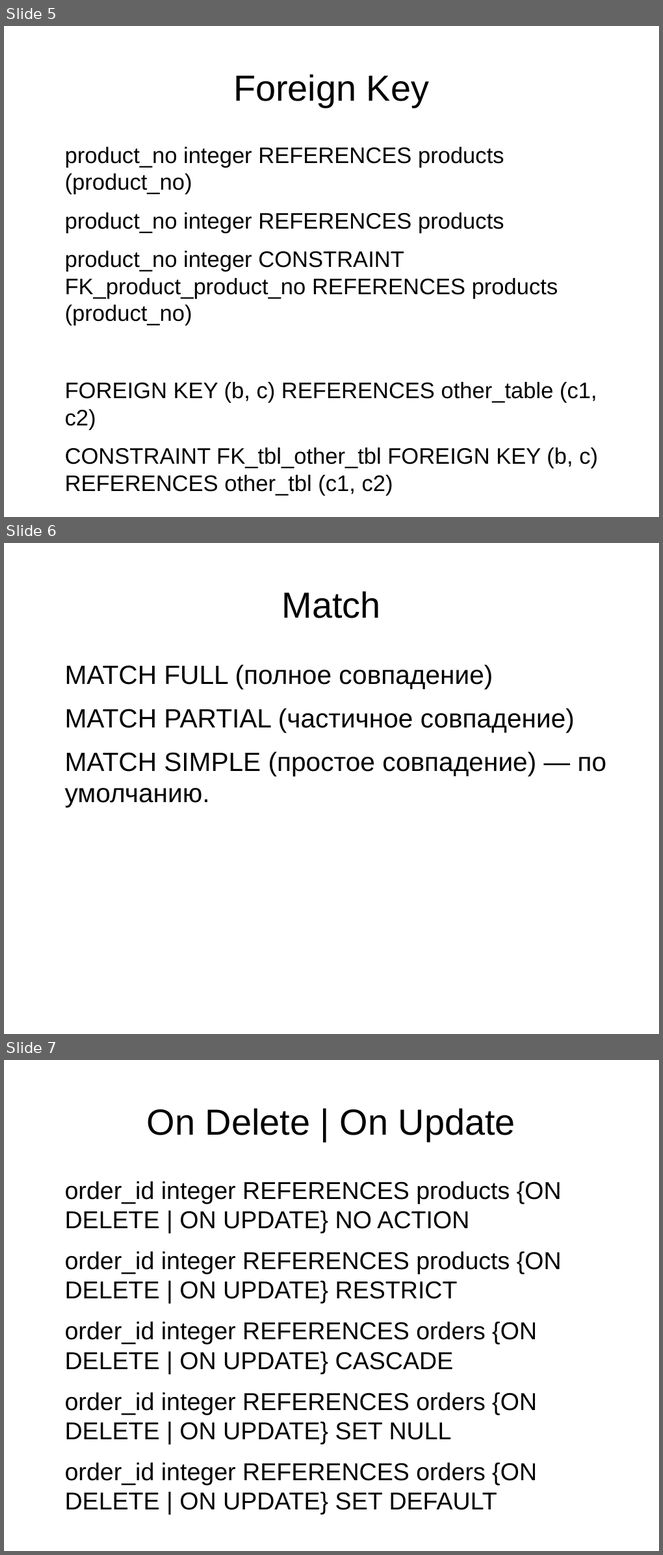
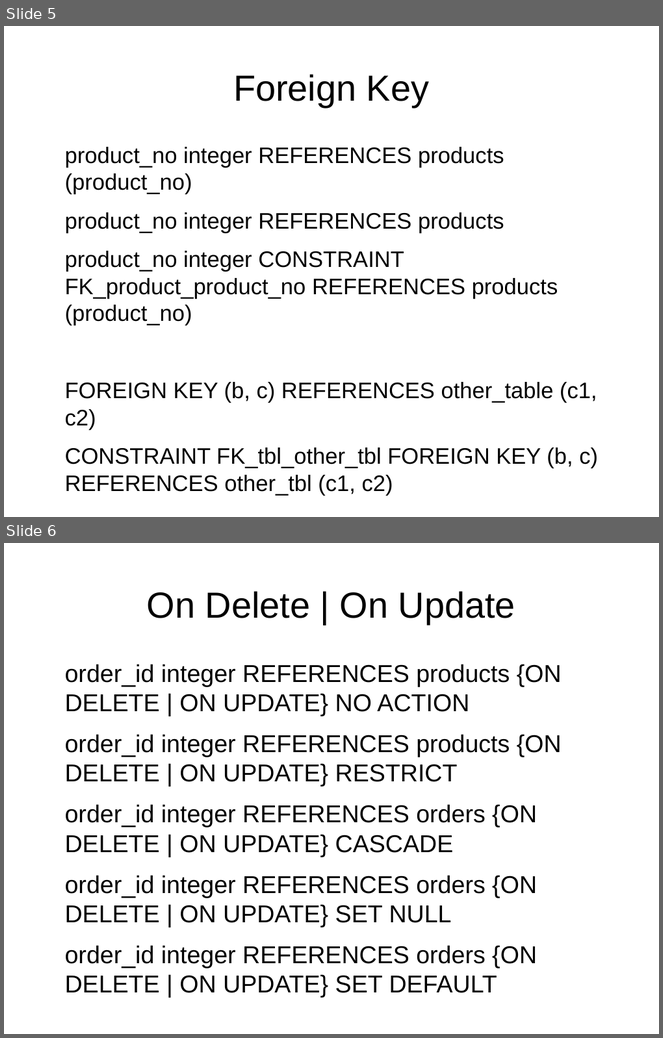
Before and after one commit to Rust1k/dbCourse, a slide deck: presentations/lesson4P.odp. Shown one above the other, each under a label of ours: slides 5, 6 and 7 before the commit, slides 5 and 6 after it. The pictures are 663x1555 and 663x1038 pixels, drawn with LibreOffice and Linux fonts; fonts in the diff are those of the drawing. Boxes give left, top, right and bottom in pixels: in the first picture for what was removed or moved away, otherwise in the second. Text is boxed around its words. In the diff, an @@ line names an element or a change of style, - is before the commit and + after.

```diff
--- a/presentations/lesson4P.odp
+++ b/presentations/lesson4P.odp
@@ slide 6 removed at <box>4,543,659,1034</box>, background #FFFFFF @@
@@ title removed at <box>282,591,381,618</box> @@
-Match
@@ text removed at <box>65,665,607,808</box> @@
-MATCH FULL (полное совпадение)
-MATCH PARTIAL (частичное совпадение)
-MATCH SIMPLE (простое совпадение) — по умолчанию.
@@ what was slide 7 is now slide 6 @@
```
Also in this commit, not shown: 1 other file.
